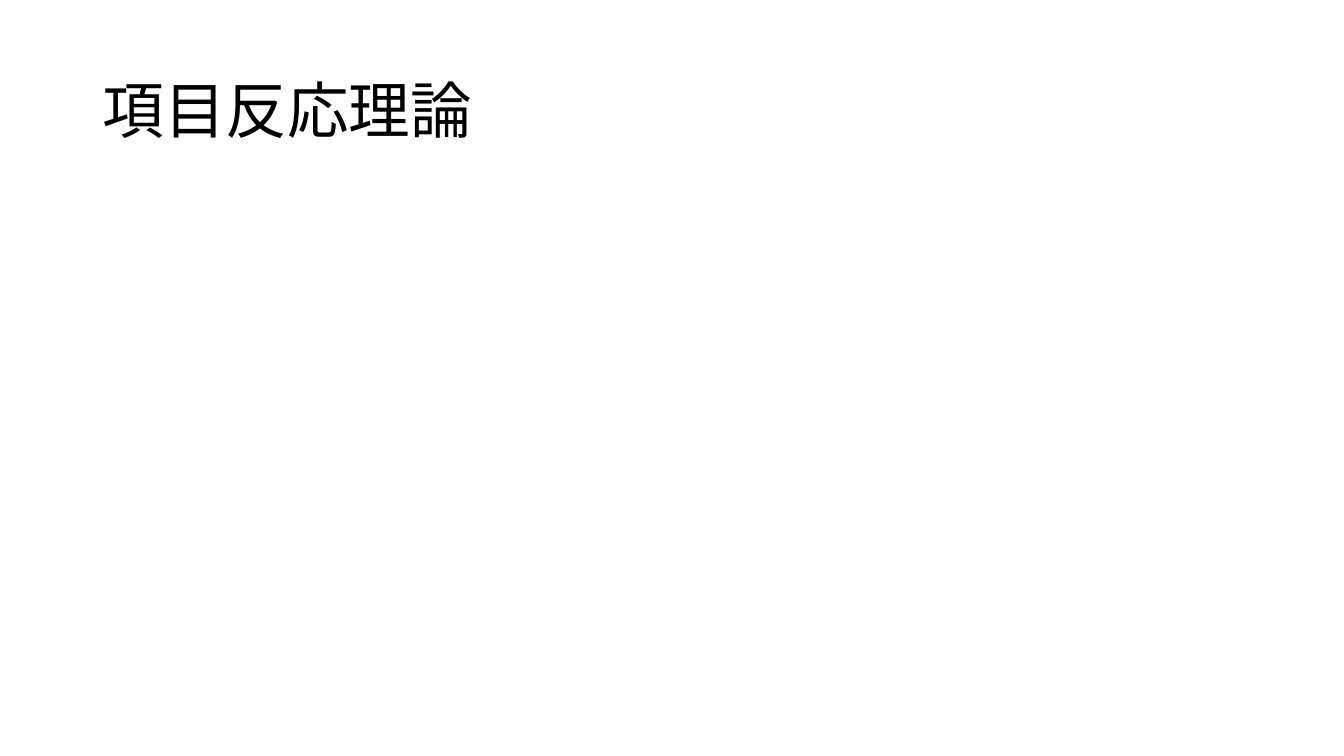
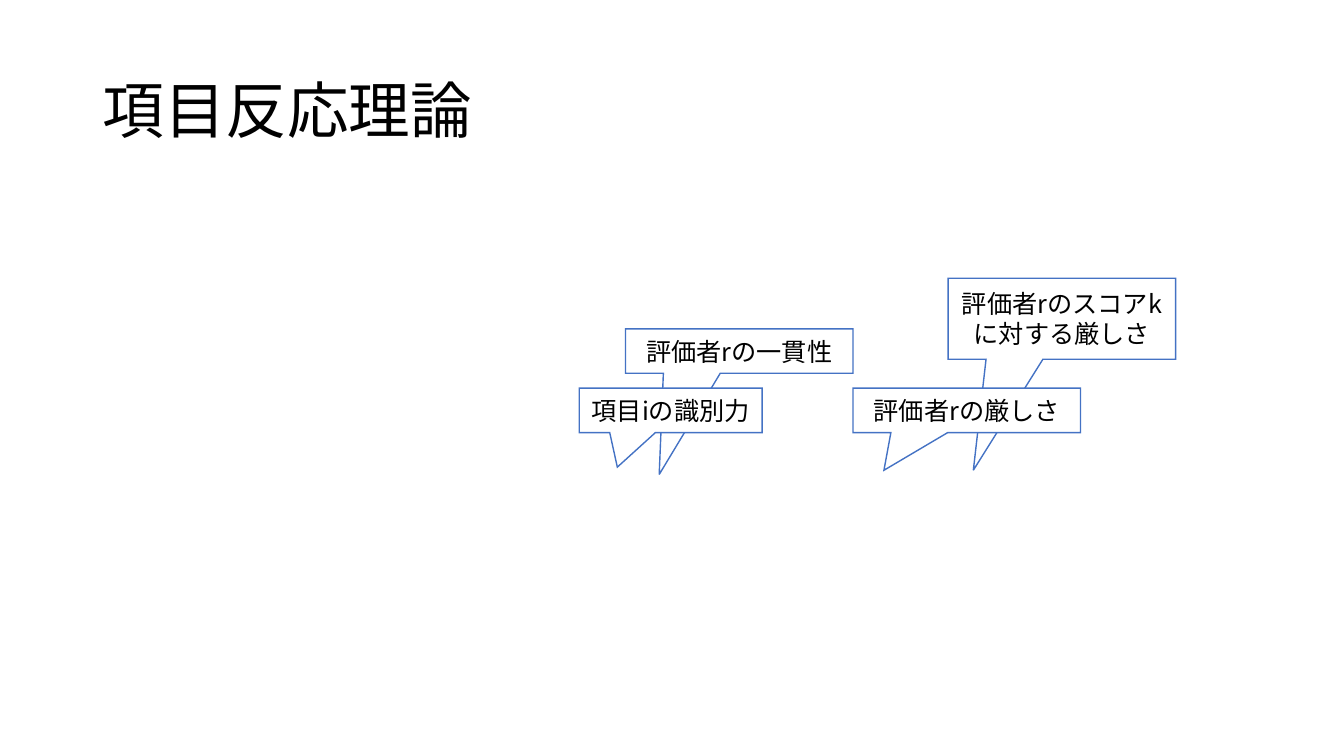
Before and after one commit to Mayu925/lab, a slide deck: slide 5 of chukan/発表スライド.pptx (slide 3 before the commit). Drawn at 1344x756 pixels with LibreOffice and Linux fonts; fonts in the diff are those of the drawing; grey boxes stand for pictures. Boxes give left, top, right and bottom in pixels: in the first picture for what was removed or moved away, otherwise in the second. Text is boxed around its words. In the diff, an @@ line names an element or a change of style, - is before the commit and + after.

```diff
--- a/chukan/発表スライド.pptx
+++ b/chukan/発表スライド.pptx
@@ speech box added at <box>949,278,1177,359</box>, fill #FFFFFF, outline #4472C4 1 pt, 18 pt, text #000000 @@
+評価者rのスコアkに対する厳しさ
@@ speech box added at <box>626,329,854,373</box>, fill #FFFFFF, outline #4472C4 1 pt, 18 pt, text #000000 @@
+評価者rの一貫性
@@ speech box added at <box>580,388,762,433</box>, fill #FFFFFF, outline #4472C4 1 pt, 18 pt, text #000000 @@
+項目iの識別力
@@ speech box added at <box>853,388,1081,433</box>, fill #FFFFFF, outline #4472C4 1 pt, 18 pt, text #000000 @@
+評価者rの厳しさ
```
Also in this commit, not shown: 5 other slides changed, 3 slides added, 10 other files.
